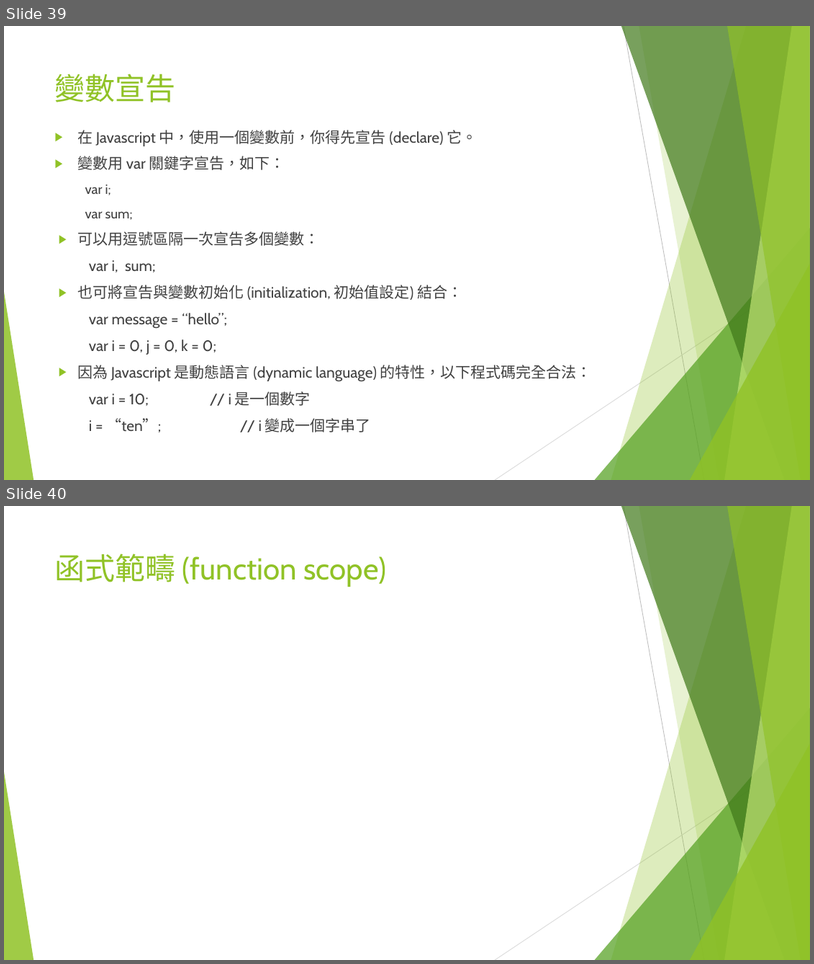
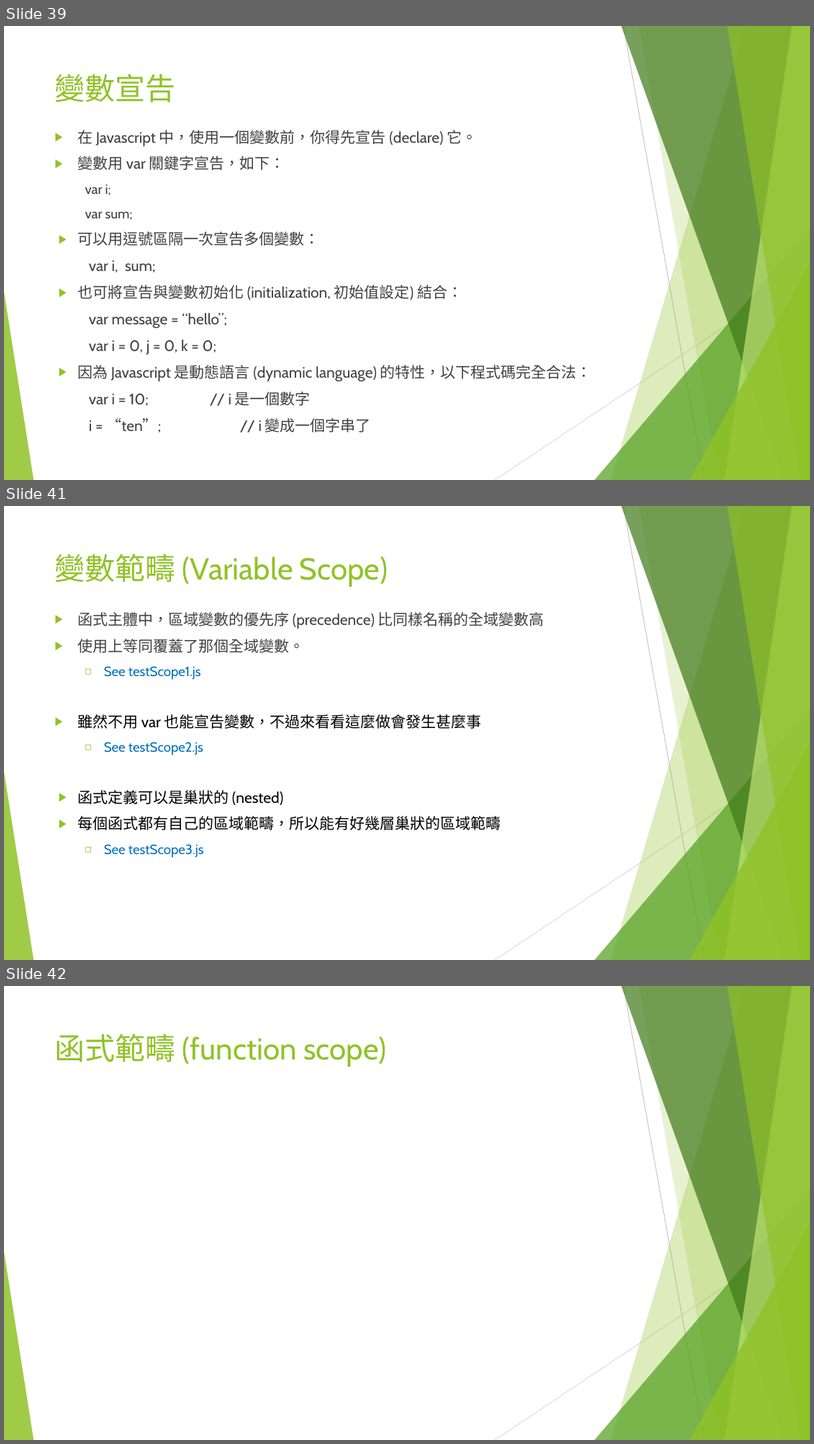
Before and after one commit to adennis1984/IntroduceWebFrontEnd, a slide deck: Part-1-型別、值與變數/Web 前端入門(一).pptx. Shown one above the other, each under a label of ours: slides 39 and 40 before the commit, slides 39, 41 and 42 after it; the slides between them are not shown. The pictures are 814x964 and 814x1444 pixels, drawn with LibreOffice and Linux fonts; fonts in the diff are those of the drawing. Boxes give left, top, right and bottom in pixels: in the first picture for what was removed or moved away, otherwise in the second. Text is boxed around its words. In the diff, an @@ line names an element or a change of style, - is before the commit and + after.

Commit message:
add testScope

```diff
--- a/Part-1-型別、值與變數/Web 前端入門(一).pptx
+++ b/Part-1-型別、值與變數/Web 前端入門(一).pptx
@@ slide 41 added at (4,506,810,960), background #FFFFFF; not listed: 10 template elements that a slide beside it also shows @@
@@ title added at (55,554,388,587), 36 pt, text #90C226 @@
+變數範疇 (Variable Scope)
@@ text added at (77,612,545,857), 18 pt, text #000000 @@
+▶ 函式主體中，區域變數的優先序 (precedence) 比同樣名稱的全域變數高
+▶ 使用上等同覆蓋了那個全域變數。
+  ◻ See testScope1.js
+▶ 雖然不用 var 也能宣告變數，不過來看看這麼做會發生甚麼事
+  ◻ See testScope2.js
+▶ 函式定義可以是巢狀的 (nested)
+▶ 每個函式都有自己的區域範疇，所以能有好幾層巢狀的區域範疇
+  ◻ See testScope3.js
@@ what was slide 40 is now slide 42 @@
```
Also in this commit, not shown: 1 other slide added, 3 other files.
